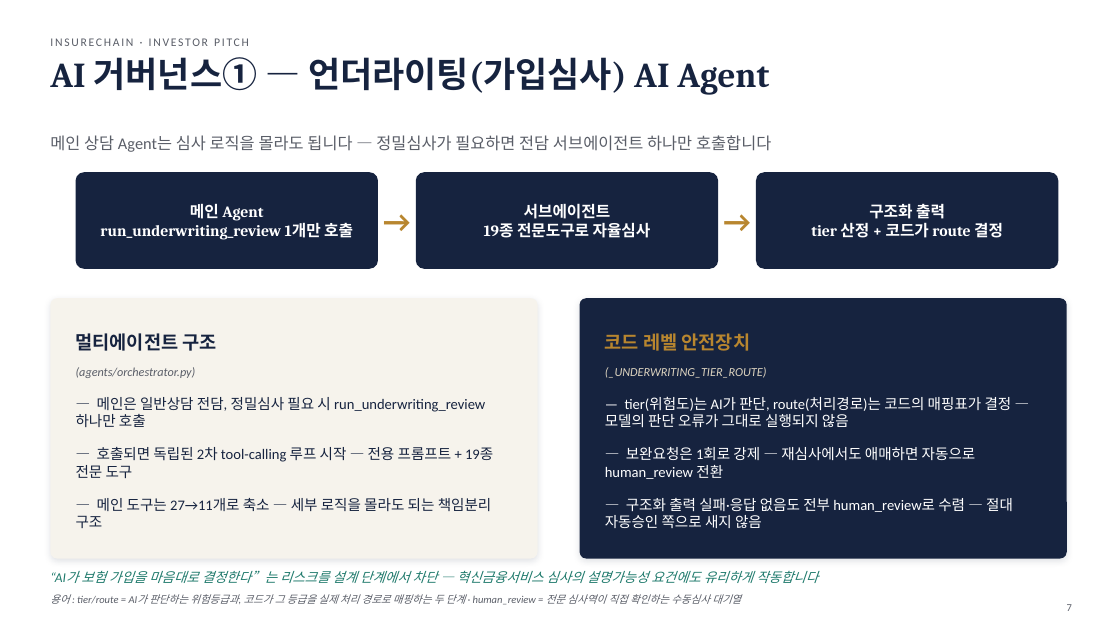
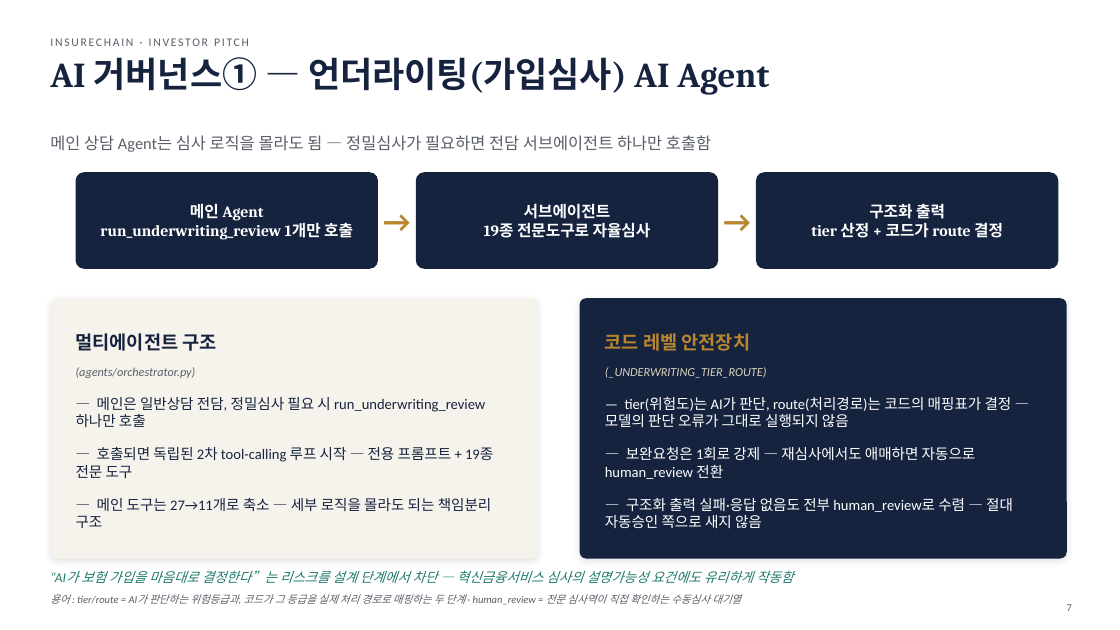
Before and after one commit to leeyonsei78/capstone_project_alpha, a slide deck: slide 7 of 인슈어체인_투자피칭_발표자료.pptx. Drawn at 1120x630 pixels with LibreOffice and Linux fonts; fonts in the diff are those of the drawing. Boxes give left, top, right and bottom in pixels: in the first picture for what was removed or moved away, otherwise in the second. Text is boxed around its words. In the diff, an @@ line names an element or a change of style, - is before the commit and + after.

```diff
--- a/인슈어체인_투자피칭_발표자료.pptx
+++ b/인슈어체인_투자피칭_발표자료.pptx
@@ text at bbox=[50, 135, 711, 152]: text changed @@
-메인 상담 Agent는 심사 로직을 몰라도 됩니다 — 정밀심사가 필요하면 전담 서브에이전트 하나만 호출합니다
+메인 상담 Agent는 심사 로직을 몰라도 됨 — 정밀심사가 필요하면 전담 서브에이전트 하나만 호출함
@@ text at bbox=[81, 571, 793, 583]: text changed @@
-“AI가 보험 가입을 마음대로 결정한다”는 리스크를 설계 단계에서 차단 — 혁신금융서비스 심사의 설명가능성 요건에도 유리하게 작동합니다
+“AI가 보험 가입을 마음대로 결정한다”는 리스크를 설계 단계에서 차단 — 혁신금융서비스 심사의 설명가능성 요건에도 유리하게 작동함
```
Also in this commit, not shown: 19 other slides changed, 1 other file.
